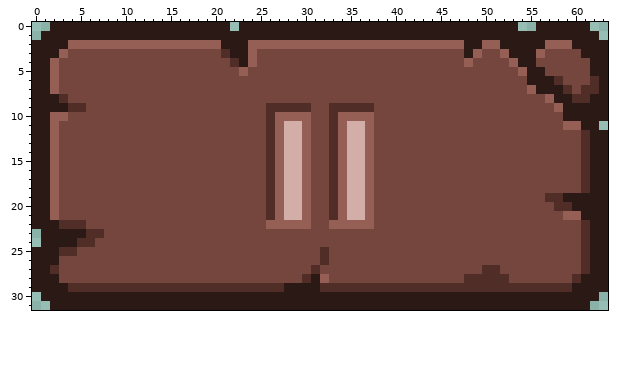
Pixel-art sprite, stored at Assets/Sprites/pause_button.png. Above, as it was before the edit.
The file is 64x32 pixels.
After:
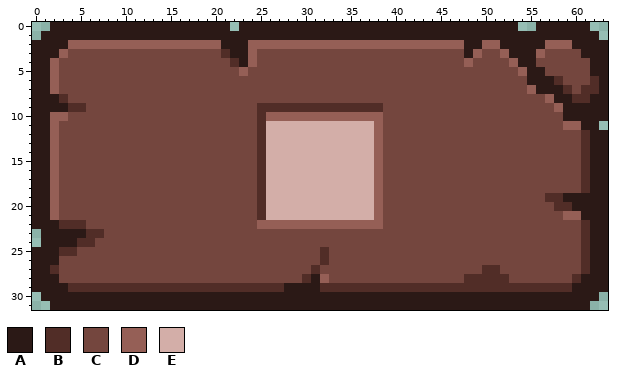
Palette (. is transparent): A #2b1916  B #512d27  C #74463e  D #955f56  E #d3aea8
Diff:
@@ x 23..40 @@
  8 CCCCCCCCCCCCCCCCCC
- 9 CCCBBBBBCCBBBBBCCC
-10 CCCBDDDDCCBDDDDCCC
-11 CCCBDEEDCCBDEEDCCC
-12 CCCBDEEDCCBDEEDCCC
-13 CCCBDEEDCCBDEEDCCC
-14 CCCBDEEDCCBDEEDCCC
-15 CCCBDEEDCCBDEEDCCC
-16 CCCBDEEDCCBDEEDCCC
-17 CCCBDEEDCCBDEEDCCC
-18 CCCBDEEDCCBDEEDCCC
-19 CCCBDEEDCCBDEEDCCC
-20 CCCBDEEDCCBDEEDCCC
-21 CCCBDEEDCCBDEEDCCC
-22 CCCDDDDDCCDDDDDCCC
+ 9 CCBBBBBBBBBBBBBBCC
+10 CCBDDDDDDDDDDDDDCC
+11 CCBEEEEEEEEEEEEDCC
+12 CCBEEEEEEEEEEEEDCC
+13 CCBEEEEEEEEEEEEDCC
+14 CCBEEEEEEEEEEEEDCC
+15 CCBEEEEEEEEEEEEDCC
+16 CCBEEEEEEEEEEEEDCC
+17 CCBEEEEEEEEEEEEDCC
+18 CCBEEEEEEEEEEEEDCC
+19 CCBEEEEEEEEEEEEDCC
+20 CCBEEEEEEEEEEEEDCC
+21 CCBEEEEEEEEEEEEDCC
+22 CCDDDDDDDDDDDDDDCC
 23 CCCCCCCCCCCCCCCCCC
